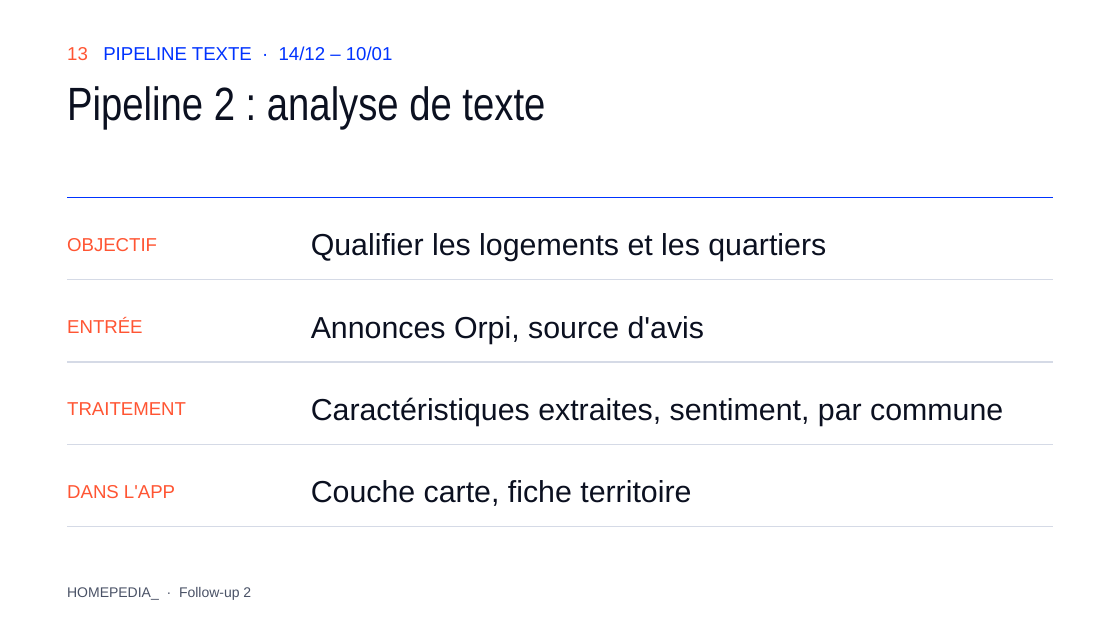
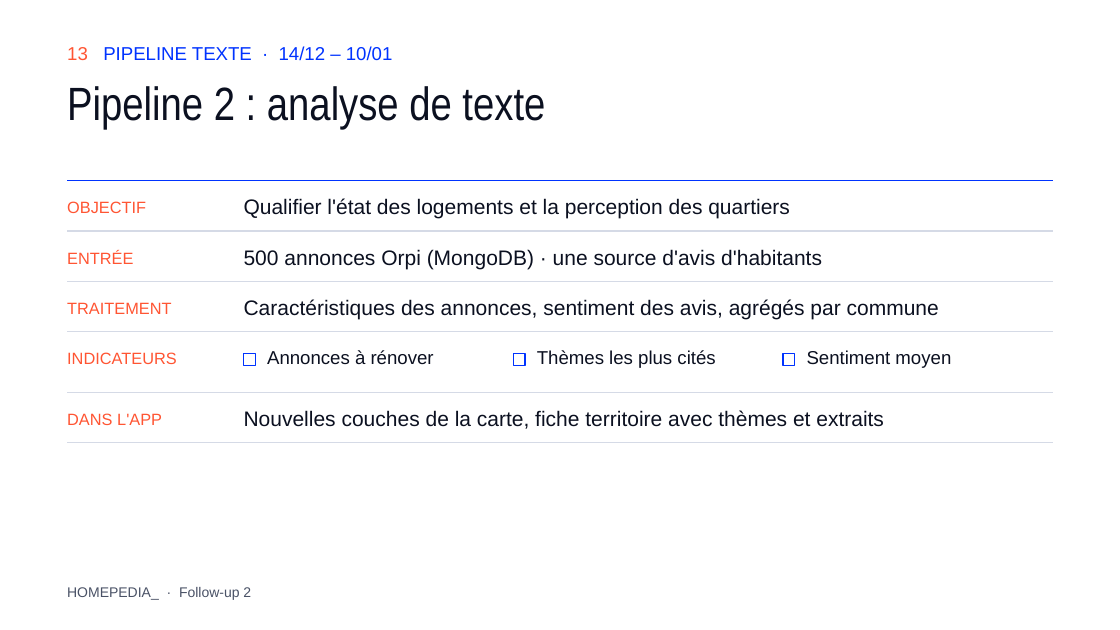
Before and after one commit to NicolasThao/T-DAT-901-Homepedia, a slide deck: slide 13 of docs/followup2/Homepedia_Follow-up_2.pptx. Drawn at 1120x630 pixels with LibreOffice and Linux fonts; fonts in the diff are those of the drawing. Boxes give left, top, right and bottom in pixels: in the first picture for what was removed or moved away, otherwise in the second. Text is boxed around its words. In the diff, an @@ line names an element or a change of style, - is before the commit and + after.

Commit message:
docs(followup2): fiches pipelines enrichies des indicateurs prevus (prix, texte, socio-eco)

```diff
--- a/docs/followup2/Homepedia_Follow-up_2.pptx
+++ b/docs/followup2/Homepedia_Follow-up_2.pptx
@@ text "OBJECTIF": place and size @@
-text "OBJECTIF" at (67, 238, 157, 251)
+text "OBJECTIF" at (67, 201, 146, 213)
@@ line moved from (67, 197) - (1053, 197) to (67, 181) - (1053, 181) @@
@@ text at (244, 198, 790, 219): text changed; size 26 to 18 pt @@
-Qualifier les logements et les quartiers
+Qualifier l'état des logements et la perception des quartiers
@@ line moved from (67, 280) - (1053, 280) to (67, 231) - (1053, 231) @@
@@ text "ENTRÉE": place and size @@
-text "ENTRÉE" at (67, 320, 142, 333)
+text "ENTRÉE" at (67, 250, 133, 264)
@@ text at (244, 249, 822, 269): text changed; size 26 to 18 pt @@
-Annonces Orpi, source d'avis
+500 annonces Orpi (MongoDB) · une source d'avis d'habitants
@@ text "TRAITEMENT": place and size @@
-text "TRAITEMENT" at (67, 402, 186, 415)
+text "TRAITEMENT" at (67, 302, 171, 314)
@@ line moved from (67, 362) - (1053, 362) to (67, 281) - (1053, 281) @@
@@ text at (244, 299, 939, 319): text changed; size 26 to 18 pt @@
-Caractéristiques extraites, sentiment, par commune
+Caractéristiques des annonces, sentiment des avis, agrégés par commune
@@ line moved from (67, 444) - (1053, 444) to (67, 332) - (1053, 332) @@
@@ text added at (67, 352, 177, 364), 14 pt, text #FF5533 @@
+INDICATEURS
@@ rectangle added at (244, 354, 255, 365), outline #0033FF 1 pt @@
@@ text added at (267, 350, 434, 365), 16 pt, text #0B1020 @@
+Annonces à rénover
@@ rectangle added at (513, 354, 525, 365), outline #0033FF 1 pt @@
@@ text added at (537, 350, 715, 368), 16 pt, text #0B1020 @@
+Thèmes les plus cités
@@ rectangle added at (783, 354, 795, 365), outline #0033FF 1 pt @@
@@ text added at (807, 350, 951, 368), 16 pt, text #0B1020 @@
+Sentiment moyen
@@ size 16 to 14 pt in 4 elements at (67, 201, 146, 213), (67, 250, 133, 264), (67, 302, 171, 314), (67, 413, 162, 425) @@
@@ text "DANS L'APP": place and size @@
-text "DANS L'APP" at (67, 485, 175, 498)
+text "DANS L'APP" at (67, 413, 162, 425)
@@ line added from (67, 392) to (1053, 392), #D5DAE6 1 pt @@
@@ text added at (244, 410, 884, 429), 18 pt, text #0B1020 @@
+Nouvelles couches de la carte, fiche territoire avec thèmes et extraits
@@ line moved from (67, 527) - (1053, 527) to (67, 443) - (1053, 443) @@
@@ text removed at (311, 480, 691, 506) @@
-Couche carte, fiche territoire
```
Also in this commit, not shown: 2 other slides changed, 7 other files.
